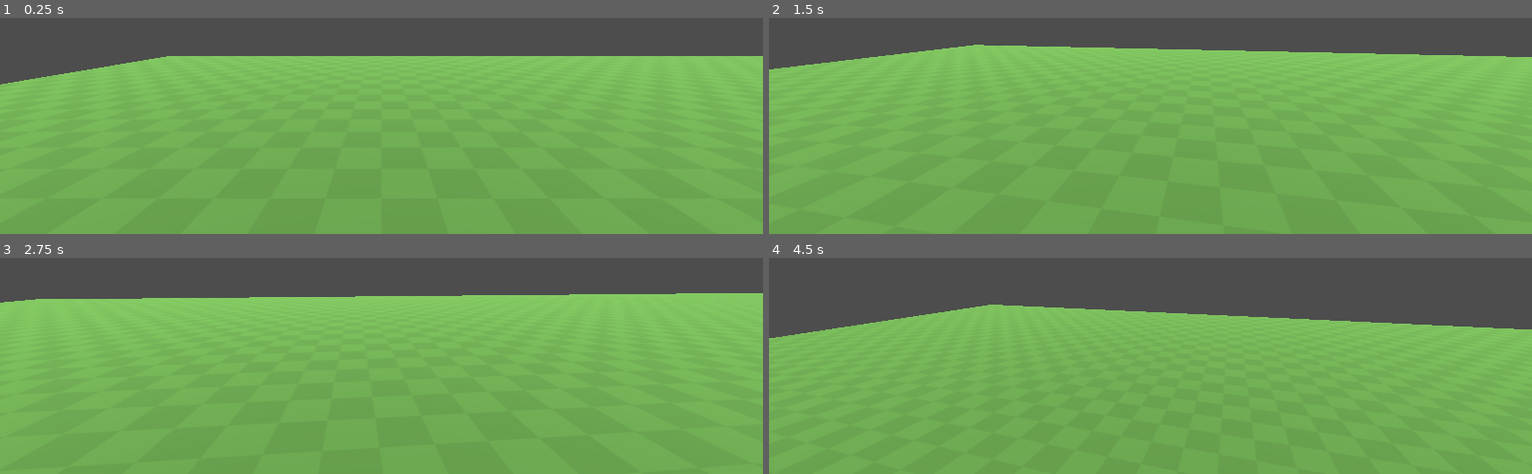
Above: before the commit, frames 1-4 (two rows, left to right).
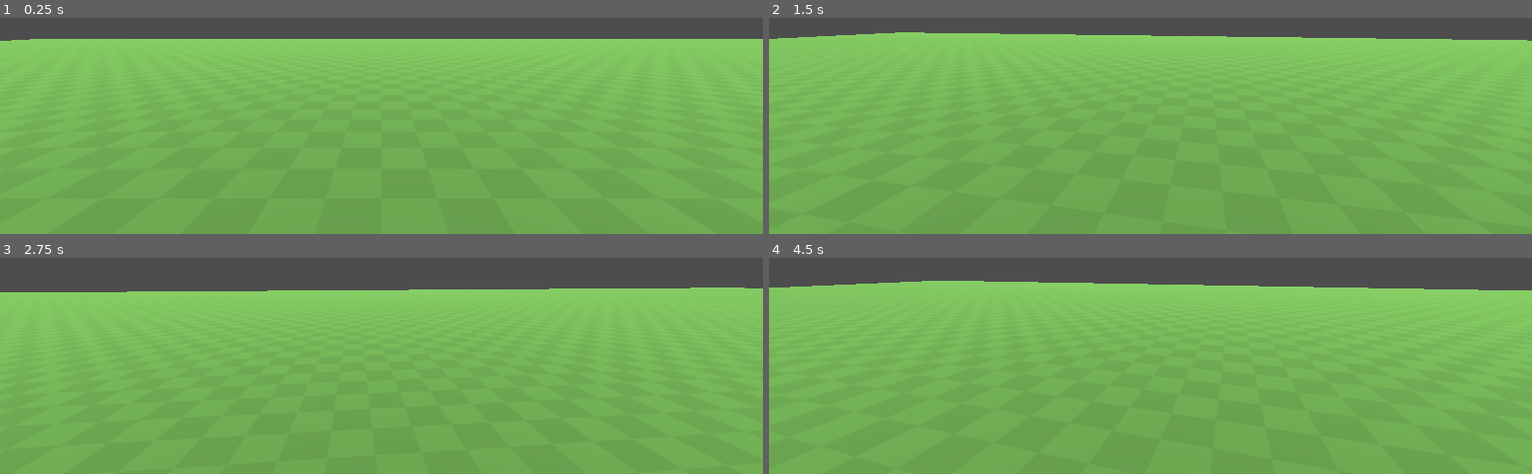
Above: after the commit, the same moments.

Repository: Fs9822d/Game-gaunlet-project
Game: Godot game, scene res://Scenes/Main.tscn
Same seed, same stepped clock (60 frames per second), same inputs: the game is played once before the commit and once after it.
Inputs (mouse positions are in pixels of both pictures, inside the frame that each line leads up to):
- Up to frame 1 (0.25 s): no input
- Up to frame 2 (1.5 s): tap Enter (ui_accept) at 0.5, 0.6 s; move the mouse to (1188, 18) at 0.52 s; hold D (Right) 0.53-1.28 s; tap Space (Jump, bound only after the commit) at 0.77, 0.8, 1.07, 1.35 s; move the mouse to (1112, 22) at 1.27 s; hold S (Back) from 1.28 s (still down)
- Up to frame 3 (2.75 s): tap Space (Jump, bound only after the commit) at 1.52, 1.82, 2.3 s; tap Enter (ui_accept) at 1.55 s; move the mouse to (outside the picture) at 2.02 s; release S (Back) at 2.03 s; hold D (Right) from 2.03 s (still down); tap W (Front) at 2.1 s
- Up to frame 4 (4.5 s): move the mouse to (1142, 266) at 2.77 s; tap Enter (ui_accept) at 2.85, 3.6 s; tap Space (Jump, bound only after the commit) at 3.02, 3.32, 3.77, 3.8, 4.07, 4.35 s; move the mouse to (1203, 264) at 3.52 s; release D (Right) at 3.53 s; hold A (Left) from 3.53 s (still down); move the mouse to (outside the picture) at 4.27 s

The runs differ from the first frame. In frame 1, 9.4% of the frame differs, in the area x 0-100%, y 9-31%; in frame 2, 7.6%; in frame 3, 2.9%; in frame 4, 15%, in the area x 0-100%, y 10-38%.

Commit message:
Multiple changes
1. Head Bob on X axis
2. Clean Jump code

Diff:
--- a/Scenes/Main.tscn
+++ b/Scenes/Main.tscn
@@ -11,9 +11,9 @@
 [node name="Main" type="Node3D" unique_id=746750736]
 
 [node name="CSGBox3D" type="CSGBox3D" parent="." unique_id=368623049]
-transform = Transform3D(1, 0, 0, 0, 1, 0, 0, 0, 1, 20, -0.25, 5.5)
+transform = Transform3D(1, 0, 0, 0, 1, 0, 0, 0, 1, 10, -0.25, 0)
 use_collision = true
-size = Vector3(61, 0.5, 38)
+size = Vector3(81, 0.5, 49)
 material = SubResource("StandardMaterial3D_idj7w")
 
 [node name="Player" parent="." unique_id=916482408 instance=ExtResource("2_idj7w")]
--- a/Scenes/player.tscn
+++ b/Scenes/player.tscn
@@ -9,7 +9,7 @@
 camera = NodePath("Camera3D")
 sensitivity = 0.2
 bob_height = 0.07
-bob_speed = 2.0
+bob_speed = 1.5
 
 [node name="CollisionShape3D" type="CollisionShape3D" parent="." unique_id=2101809569]
 transform = Transform3D(1, 0, 0, 0, 1, 0, 0, 0, 1, 0, 1, 0)
--- a/Scripts/player.gd
+++ b/Scripts/player.gd
@@ -19,13 +19,16 @@
 
 var current_state: State = State.Idle
 var default_camera_y: float = 1.6
-var bob_tween: Tween
+var default_camera_x: float = 0.0
+var bob_tween_y: Tween
+var bob_tween_x: Tween
 var is_bobbing: bool = false
 
 func _ready() -> void:
 	Input.mouse_mode = Input.MOUSE_MODE_CAPTURED
 	if camera:
 		default_camera_y = camera.position.y
+		default_camera_x = camera.position.x
 
 func _input(event: InputEvent) -> void:
 	if event is InputEventMouseMotion:
@@ -37,12 +40,19 @@
 func _physics_process(delta: float) -> void:
 	move(delta)
 
+func jump() -> void:
+	if Input.is_action_just_pressed("Jump") and is_on_floor():
+		velocity.y = jump_velocity
+
+	if current_state == State.Jumping and Input.is_action_just_released("Jump"):
+		if velocity.y > 0:
+			velocity.y /= 2.0
+
 func move(delta: float) -> void:
 	if not is_on_floor():
 		velocity += get_gravity() * delta
 
-	if Input.is_action_just_pressed("ui_accept") and is_on_floor():
-		velocity.y = jump_velocity
+	jump()
 
 	var input_dir := Input.get_vector("Left", "Right", "Front", "Back")
 	var direction := (transform.basis * Vector3(input_dir.x, 0, input_dir.y)).normalized()
@@ -90,27 +100,39 @@
 	if current_state == State.Moving:
 		if not is_bobbing:
 			is_bobbing = true
-			if bob_tween and bob_tween.is_valid():
-				bob_tween.kill()
+			_kill_bob_tweens()
 
-			var duration := 0.25 / bob_speed
+			var step := 0.25 / bob_speed
+			var bob_x := bob_height
 
-			bob_tween = create_tween().set_loops()
-			# Bob up
-			bob_tween.tween_property(camera, "position:y", default_camera_y + bob_height, duration).set_trans(Tween.TRANS_SINE).set_ease(Tween.EASE_IN_OUT)
-			# Bob down
-			bob_tween.tween_property(camera, "position:y", default_camera_y - bob_height, duration * 2).set_trans(Tween.TRANS_SINE).set_ease(Tween.EASE_IN_OUT)
-			# Return to default
-			bob_tween.tween_property(camera, "position:y", default_camera_y, duration).set_trans(Tween.TRANS_SINE).set_ease(Tween.EASE_IN_OUT)
+			# Y axis: up -> down -> origin (1 cycle = 4 steps), loops forever
+			bob_tween_y = create_tween().set_loops()
+			bob_tween_y.tween_property(camera, "position:y", default_camera_y + bob_height, step).set_trans(Tween.TRANS_SINE).set_ease(Tween.EASE_IN_OUT)
+			bob_tween_y.tween_property(camera, "position:y", default_camera_y - bob_height, step * 2).set_trans(Tween.TRANS_SINE).set_ease(Tween.EASE_IN_OUT)
+			bob_tween_y.tween_property(camera, "position:y", default_camera_y, step).set_trans(Tween.TRANS_SINE).set_ease(Tween.EASE_IN_OUT)
+
+			# X axis: left -> origin -> right -> origin (spans 2 Y cycles = 8 steps), loops forever
+			bob_tween_x = create_tween().set_loops()
+			bob_tween_x.tween_property(camera, "position:x", default_camera_x - bob_x, step * 2).set_trans(Tween.TRANS_SINE).set_ease(Tween.EASE_IN_OUT)
+			bob_tween_x.tween_property(camera, "position:x", default_camera_x, step * 2).set_trans(Tween.TRANS_SINE).set_ease(Tween.EASE_IN_OUT)
+			bob_tween_x.tween_property(camera, "position:x", default_camera_x + bob_x, step * 2).set_trans(Tween.TRANS_SINE).set_ease(Tween.EASE_IN_OUT)
+			bob_tween_x.tween_property(camera, "position:x", default_camera_x, step * 2).set_trans(Tween.TRANS_SINE).set_ease(Tween.EASE_IN_OUT)
 	else:
 		if is_bobbing:
 			is_bobbing = false
-			if bob_tween and bob_tween.is_valid():
-				bob_tween.kill()
+			_kill_bob_tweens()
 
-			# Smoothly transition camera back to default height
-			bob_tween = create_tween()
-			bob_tween.tween_property(camera, "position:y", default_camera_y, 0.2).set_trans(Tween.TRANS_SINE).set_ease(Tween.EASE_OUT)
+			# Smoothly return camera to default position
+			bob_tween_y = create_tween()
+			bob_tween_y.tween_property(camera, "position:y", default_camera_y, 0.2).set_trans(Tween.TRANS_SINE).set_ease(Tween.EASE_OUT)
+			bob_tween_x = create_tween()
+			bob_tween_x.tween_property(camera, "position:x", default_camera_x, 0.2).set_trans(Tween.TRANS_SINE).set_ease(Tween.EASE_OUT)
+
+func _kill_bob_tweens() -> void:
+	if bob_tween_y and bob_tween_y.is_valid():
+		bob_tween_y.kill()
+	if bob_tween_x and bob_tween_x.is_valid():
+		bob_tween_x.kill()
 
 func cameraBob() -> void:
 	camera_bob()
--- a/project.godot
+++ b/project.godot
@@ -37,6 +37,11 @@
 "events": [Object(InputEventKey,"resource_local_to_scene":false,"resource_name":"","device":-1,"window_id":0,"alt_press …(192 unchanged characters)…
 ]
 }
+Jump={
+"deadzone": 0.2,
+"events": [Object(InputEventKey,"resource_local_to_scene":false,"resource_name":"","device":-1,"window_id":0,"alt_pressed":false,"shift_pressed":false,"ctrl_pressed":false,"meta_pressed":false,"pressed":false,"keycode":0,"physical_keycode":32,"key_label":0,"unicode":32,"location":0,"echo":false,"script":null)
+]
+}
 
 [physics]
 
